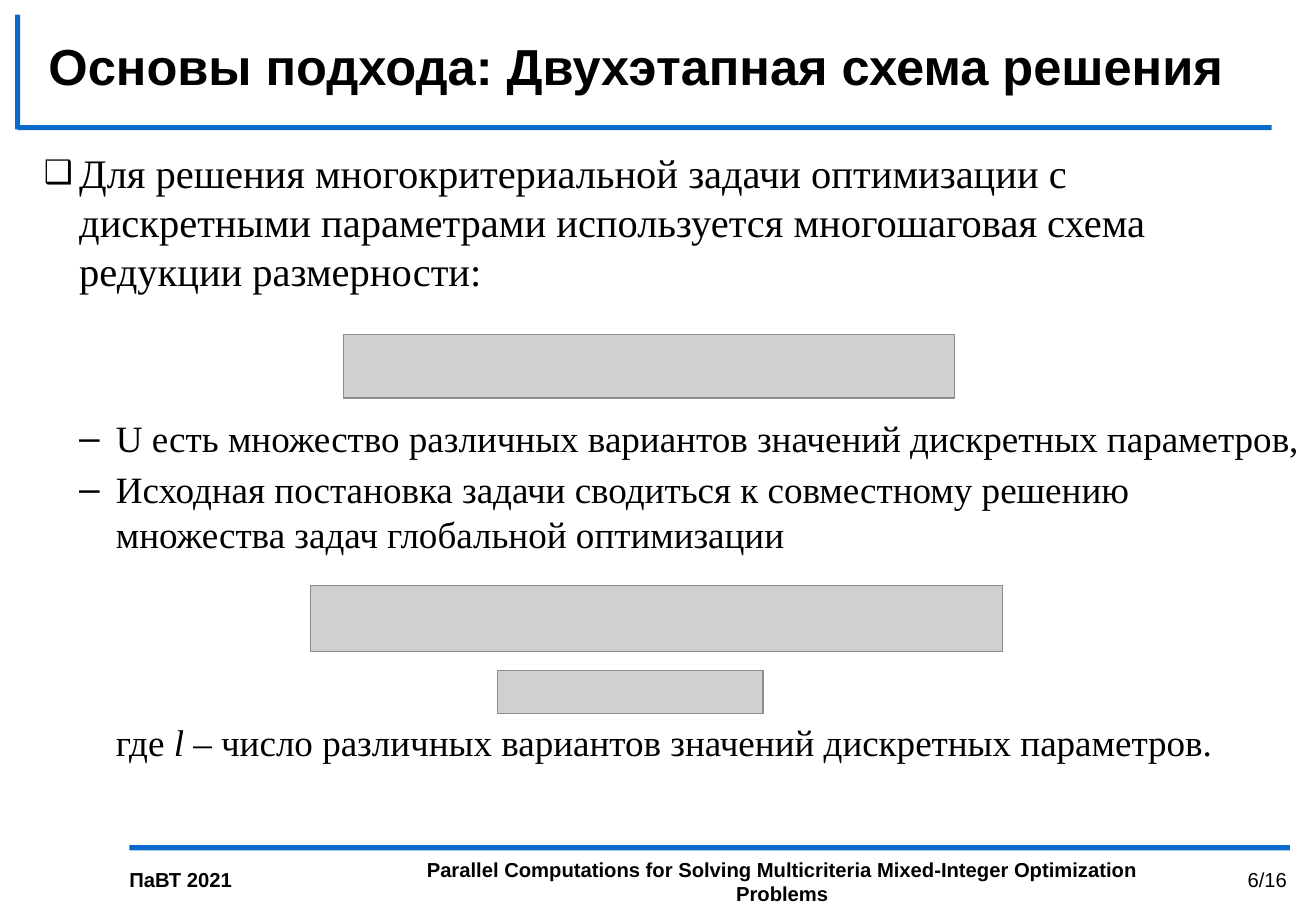
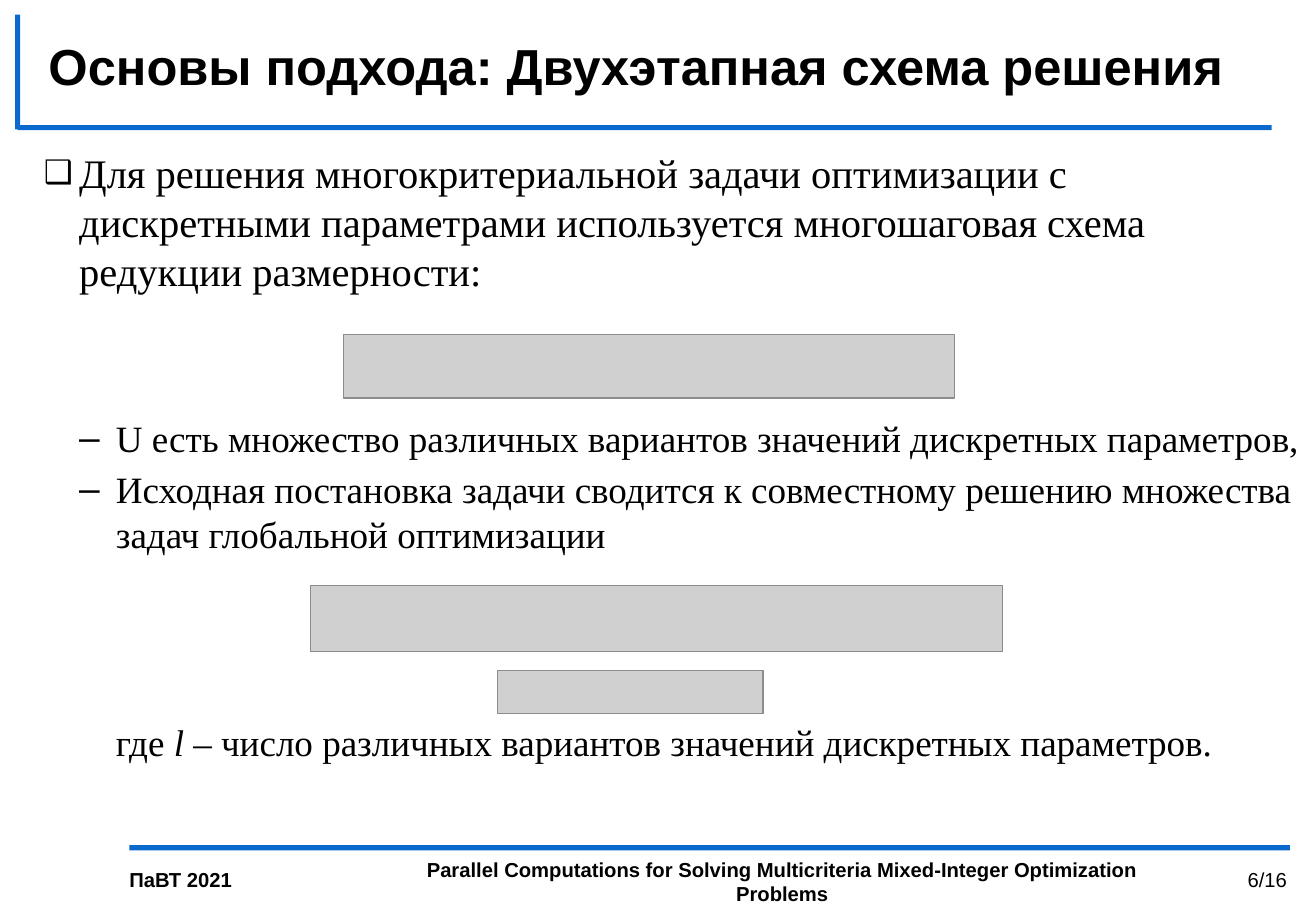
Before and after one commit to kabarkalov/GlobOptPapers, a slide deck: slide 6 of 2021/PСT_GergelKozinov/PCT2021_kozinov.pptx. Drawn at 1316x911 pixels with LibreOffice and Linux fonts; fonts in the diff are those of the drawing; grey boxes stand for pictures; background and template pictures are left out. Boxes give left, top, right and bottom in pixels: in the first picture for what was removed or moved away, otherwise in the second. Text is boxed around its words. In the diff, an @@ line names an element or a change of style, - is before the commit and + after.

```diff
--- a/2021/PСT_GergelKozinov/PCT2021_kozinov.pptx
+++ b/2021/PСT_GergelKozinov/PCT2021_kozinov.pptx
@@ text at (116,478,1291,555): text changed @@
-  – Исходная постановка задачи сводиться к совместному решению множества задач глобальной оптимизации
+  – Исходная постановка задачи сводится к совместному решению множества задач глобальной оптимизации
```
Also in this commit, not shown: 7 other slides changed.
